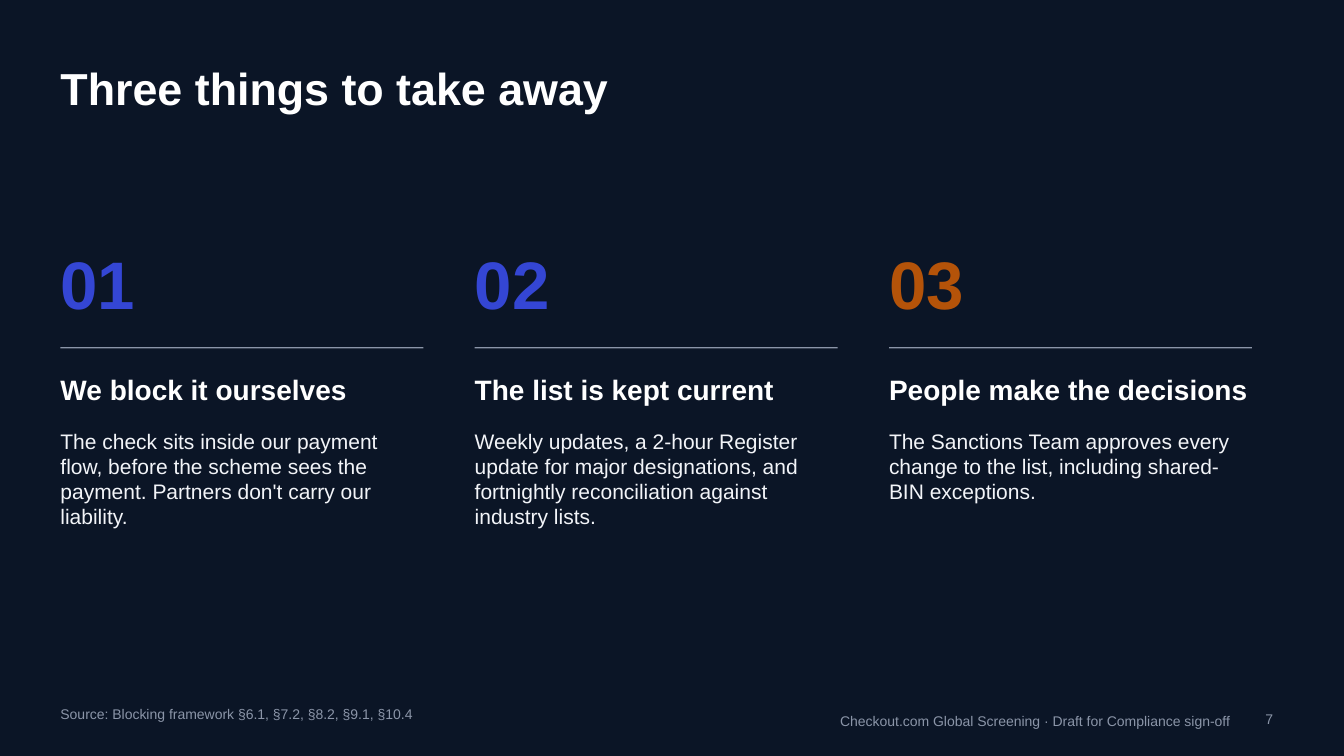
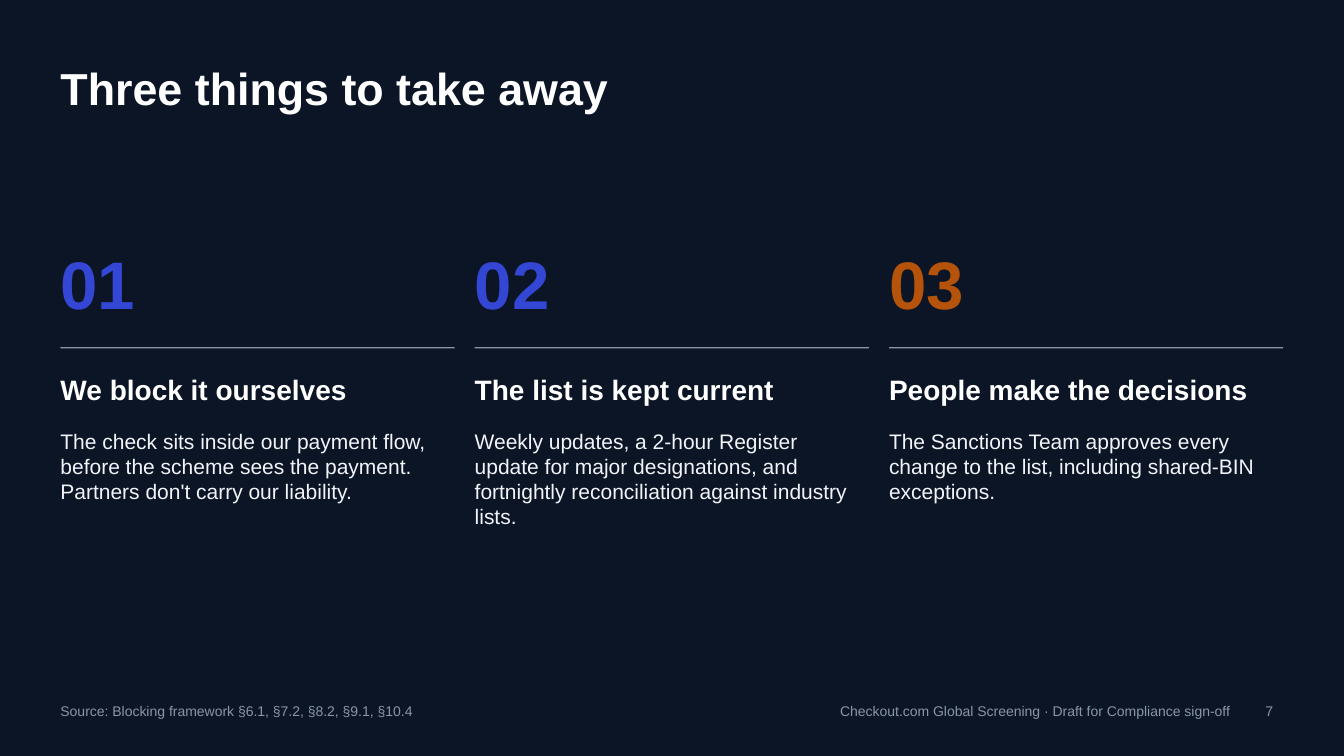
Before and after one commit to danielslonim-art/Screening, a slide deck: slide 7 of summit/bin-blocking-flow/deck/bin-blocking-summit-deck.pptx. Drawn at 1344x756 pixels with LibreOffice and Linux fonts; fonts in the diff are those of the drawing. Boxes give left, top, right and bottom in pixels: in the first picture for what was removed or moved away, otherwise in the second. Text is boxed around its words. In the diff, an @@ line names an element or a change of style, - is before the commit and + after.

```diff
--- a/summit/bin-blocking-flow/deck/bin-blocking-summit-deck.pptx
+++ b/summit/bin-blocking-flow/deck/bin-blocking-summit-deck.pptx
@@ line moved from (60, 348) - (423, 348) to (60, 348) - (455, 348) @@
@@ line moved from (475, 348) - (838, 348) to (475, 348) - (869, 348) @@
@@ line moved from (889, 348) - (1252, 348) to (889, 348) - (1284, 348) @@
@@ text "The check sits inside our ..." rewrapped from bbox=[60, 433, 377, 529] to bbox=[60, 433, 425, 504] @@
@@ text "Weekly updates, a 2-hour Register ..." rewrapped from bbox=[475, 433, 798, 529] to bbox=[475, 433, 846, 524] @@
@@ text "The Sanctions Team approves every ..." rewrapped from bbox=[889, 433, 1229, 504] to bbox=[889, 433, 1254, 504] @@
@@ text "Source: Blocking framework §6.1, §7.2, ..." at bbox=[60, 706, 413, 719]: vertical alignment top to middle @@
@@ text "Checkout.com Global Screening · Draft ...": place and size @@
-text "Checkout.com Global Screening · Draft ..." at bbox=[840, 716, 1230, 729]
+text "Checkout.com Global Screening · Draft ..." at bbox=[840, 706, 1230, 719]
@@ page number at bbox=[1265, 706, 1273, 716]: vertical alignment top to middle @@
@@ page number: place and size @@
-page number at bbox=[1265, 714, 1273, 724]
+page number at bbox=[1265, 706, 1273, 716]
```
Also in this commit, not shown: 6 other slides changed, 1 slide added, 1 slide removed, 3 other files.
